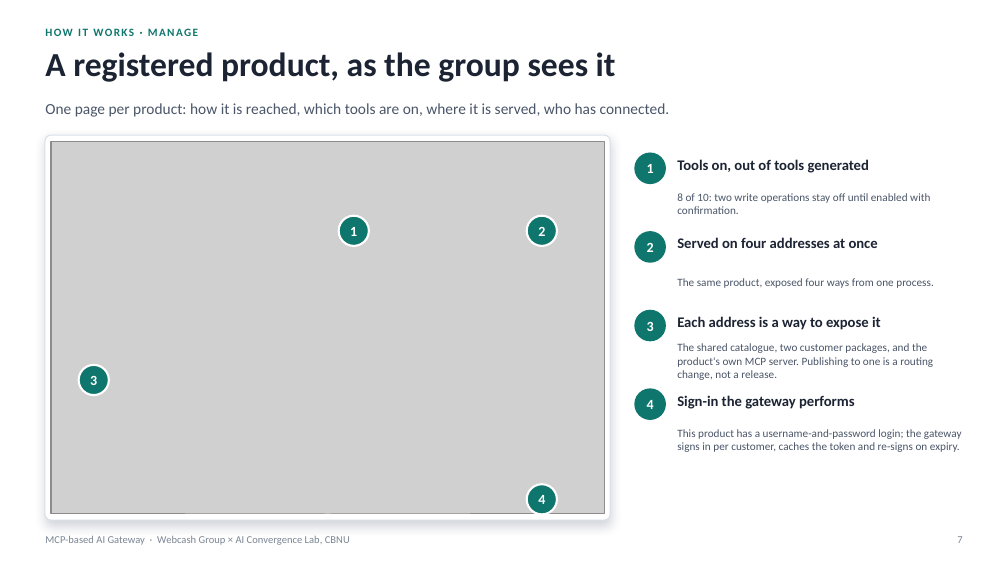
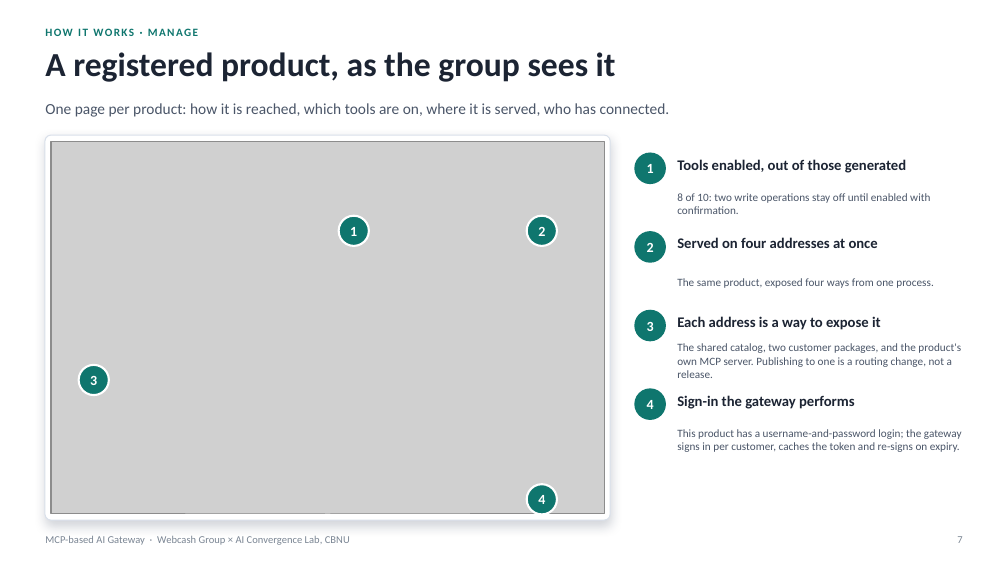
Before and after one commit to Chansokheang/MCP_Server_Portal, a slide deck: slide 7 of docs/webcash-ai-gateway-concept-visual.pptx. Drawn at 1008x567 pixels with LibreOffice and Linux fonts; fonts in the diff are those of the drawing; grey boxes stand for pictures. Boxes give left, top, right and bottom in pixels: in the first picture for what was removed or moved away, otherwise in the second. Text is boxed around its words. In the diff, an @@ line names an element or a change of style, - is before the commit and + after.

```diff
--- a/docs/webcash-ai-gateway-concept-visual.pptx
+++ b/docs/webcash-ai-gateway-concept-visual.pptx
@@ text at (677, 159, 906, 173): text changed @@
-Tools on, out of tools generated
+Tools enabled, out of those generated
@@ text at (677, 343, 961, 378): text changed @@
-The shared catalogue, two customer packages, and the product's own MCP server. Publishing to one is a routing change, not a release.
+The shared catalog, two customer packages, and the product's own MCP server. Publishing to one is a routing change, not a release.
```
Also in this commit, not shown: 12 other slides changed, 1 other file.
